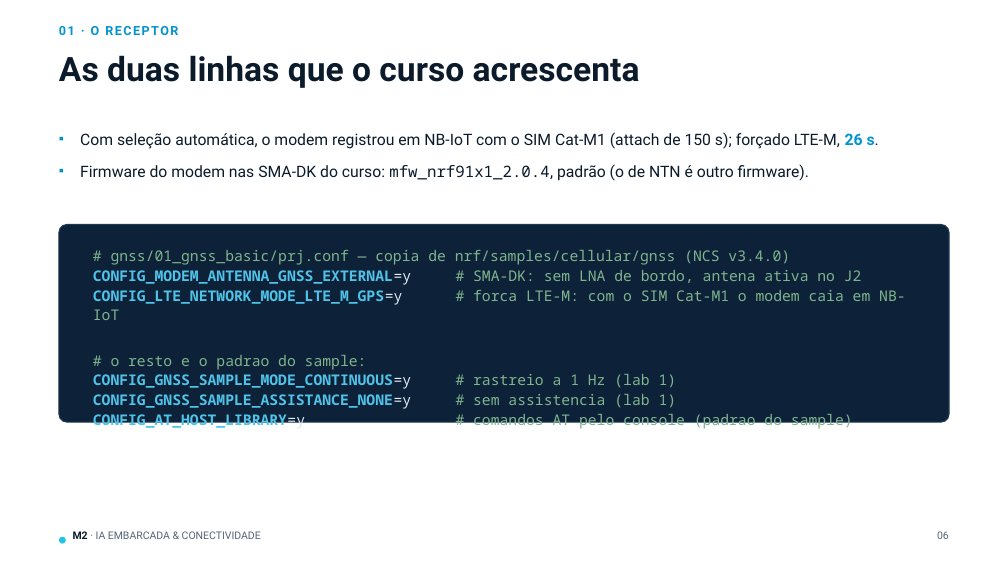
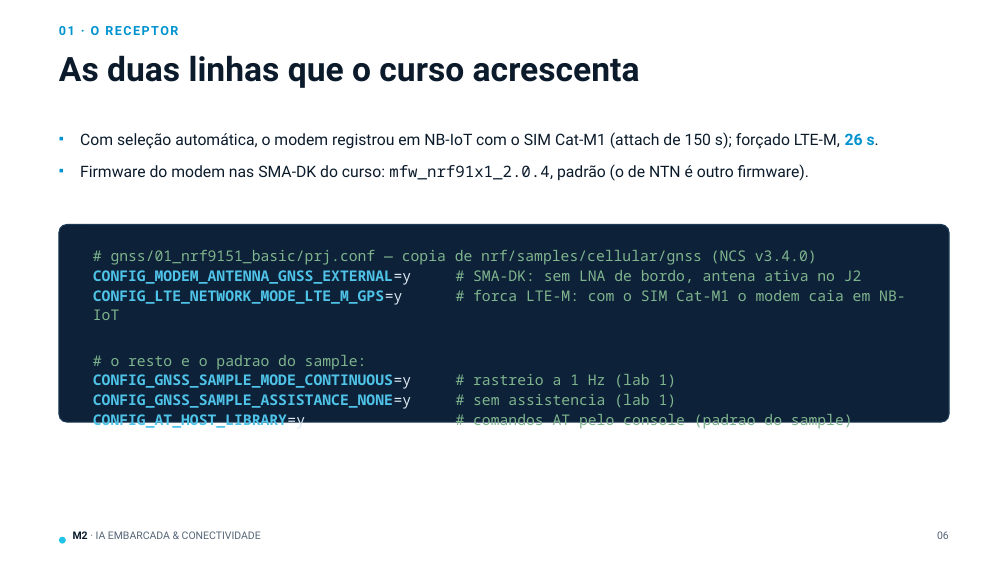
Before and after one commit to joaodullius/nrf-manaus-2, a slide deck: slide 6 of doc/gnss/M2-07_GNSS_nRF9151.pptx. Drawn at 1008x567 pixels with LibreOffice and Linux fonts; fonts in the diff are those of the drawing. Boxes give left, top, right and bottom in pixels: in the first picture for what was removed or moved away, otherwise in the second. Text is boxed around its words. In the diff, an @@ line names an element or a change of style, - is before the commit and + after.

```diff
--- a/doc/gnss/M2-07_GNSS_nRF9151.pptx
+++ b/doc/gnss/M2-07_GNSS_nRF9151.pptx
@@ text at (111,250,817,265): text changed @@
-# gnss/01_gnss_basic/prj.conf — copia de nrf/samples/cellular/gnss (NCS v3.4.0)
+# gnss/01_nrf9151_basic/prj.conf — copia de nrf/samples/cellular/gnss (NCS v3.4.0)
```
Also in this commit, not shown: 26 other slides changed, 1 slide added, 44 other files.
